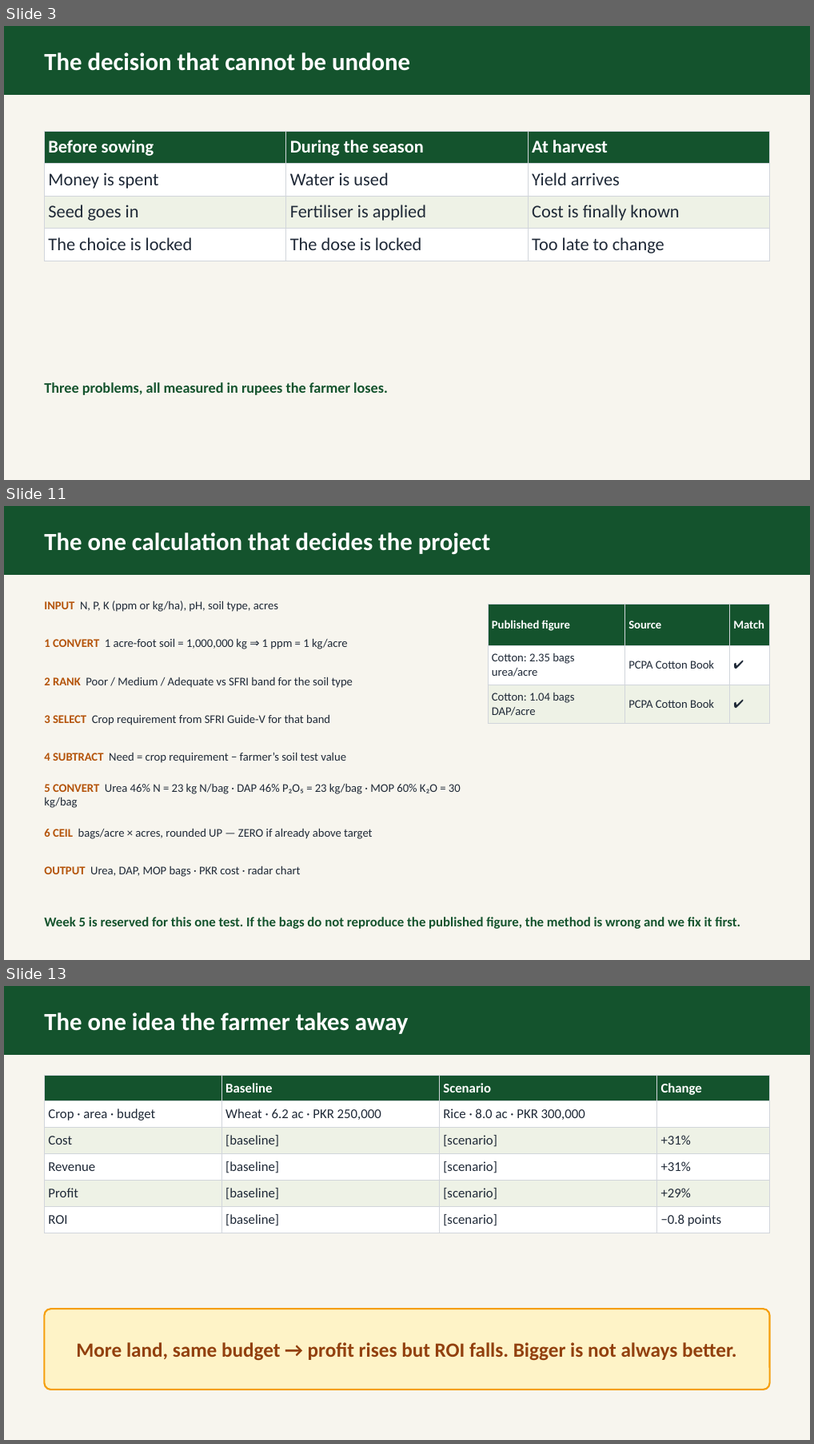
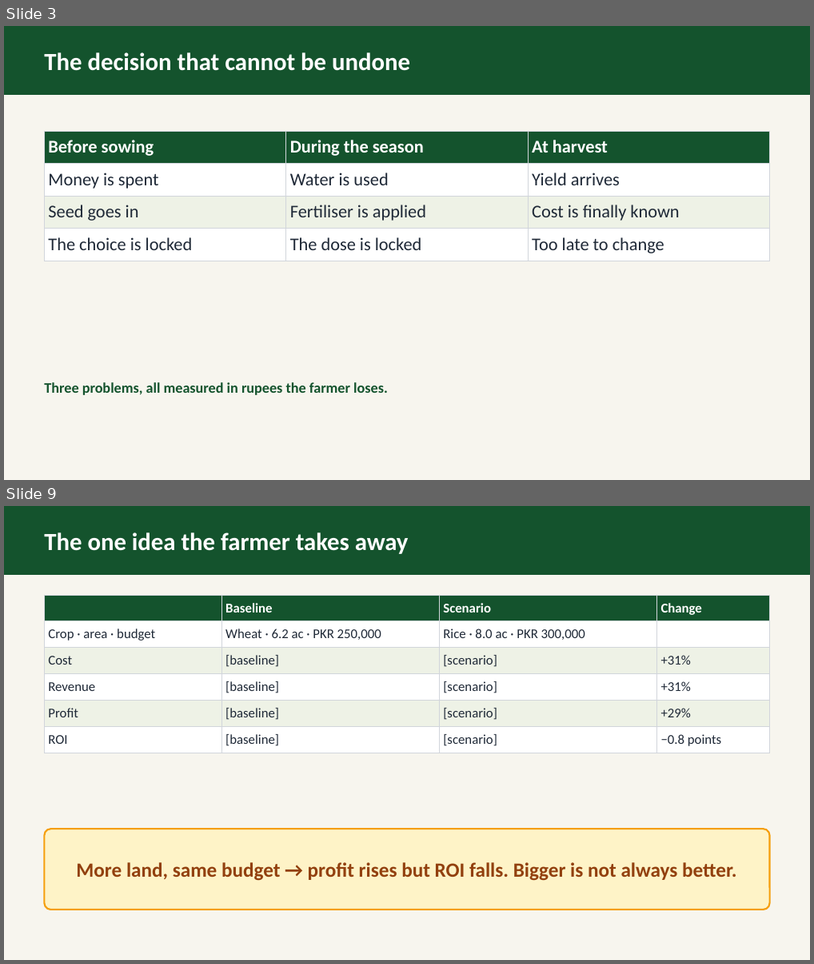
Before and after one commit to abdullahmunir139/my-fyp, a slide deck: deliverables/proposal/ppt/group_2_AgriPulse_Soil-Test_Driven_Farm_Planner.odp. Shown one above the other, each under a label of ours: slides 3, 11 and 13 before the commit, slides 3 and 9 after it; the slides between them are not shown. The pictures are 814x1444 and 814x964 pixels, drawn with LibreOffice and Linux fonts; fonts in the diff are those of the drawing. Boxes give left, top, right and bottom in pixels: in the first picture for what was removed or moved away, otherwise in the second. Text is boxed around its words. In the diff, an @@ line names an element or a change of style, - is before the commit and + after.

Commit message:
Add new AgriPulse Soil-Test Driven Farm Planner documents in PDF and ODP formats; update existing files

```diff
--- a/deliverables/proposal/ppt/group_2_AgriPulse_Soil-Test_Driven_Farm_Planner.odp
+++ b/deliverables/proposal/ppt/group_2_AgriPulse_Soil-Test_Driven_Farm_Planner.odp
@@ slide 11 removed at (4, 506, 810, 960), background #F7F5EE @@
@@ rectangle removed at (4, 506, 810, 575) @@
@@ text removed at (44, 532, 490, 555) @@
-The one calculation that decides the project
@@ text removed at (44, 600, 278, 612) @@
-INPUT N, P, K (ppm or kg/ha), pH, soil type, acres
@@ table removed at (488, 604, 770, 723), 3 rows, 3 columns @@
-Published figure | Source | Match
-Cotton: 2.35 bags urea/acre | PCPA Cotton Book | ✔
-Cotton: 1.04 bags DAP/acre | PCPA Cotton Book | ✔
@@ text removed at (44, 638, 348, 649) @@
-1 CONVERT 1 acre-foot soil = 1,000,000 kg ⇒ 1 ppm = 1 kg/acre
@@ text removed at (44, 676, 353, 688) @@
-2 RANK Poor / Medium / Adequate vs SFRI band for the soil type
@@ text removed at (44, 714, 330, 725) @@
-3 SELECT Crop requirement from SFRI Guide-V for that band
@@ text removed at (44, 752, 346, 763) @@
-4 SUBTRACT Need = crop requirement − farmer’s soil test value
@@ text removed at (44, 783, 461, 808) @@
-5 CONVERT Urea 46% N = 23 kg N/bag · DAP 46% P₂O₅ = 23 kg/bag · MOP 60% K₂O = 30 kg/bag
@@ text removed at (44, 828, 372, 839) @@
-6 CEIL bags/acre × acres, rounded UP — ZERO if already above target
@@ text removed at (44, 865, 301, 876) @@
-OUTPUT Urea, DAP, MOP bags · PKR cost · radar chart
@@ text removed at (44, 916, 741, 928) @@
-Week 5 is reserved for this one test. If the bags do not reproduce the published figure, the method is wrong and we fix it first.
@@ what was slide 13 is now slide 9 @@
```
Also in this commit, not shown: 7 slides changed, 2 slides added, 6 other slides removed, 4 other files.
